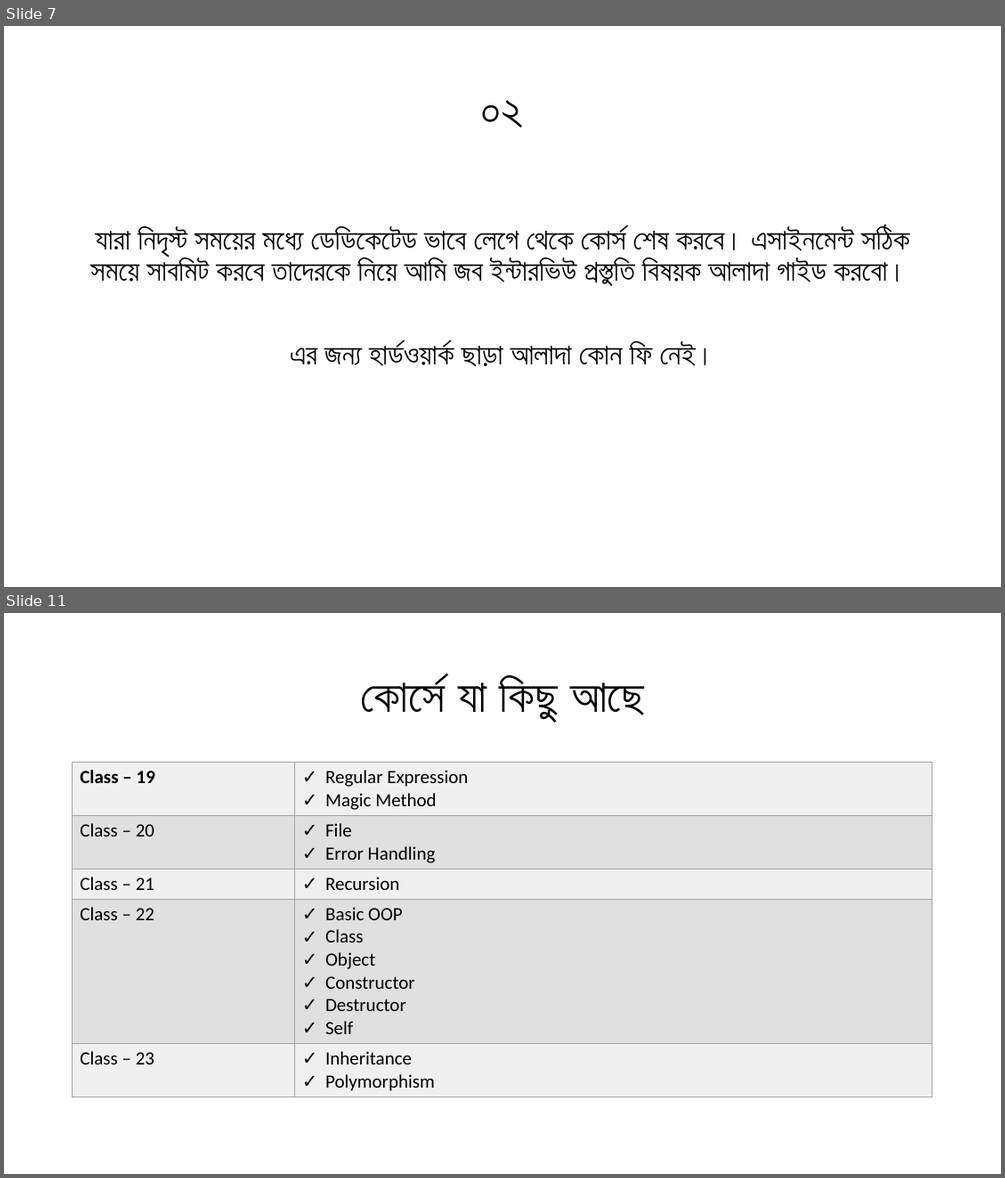
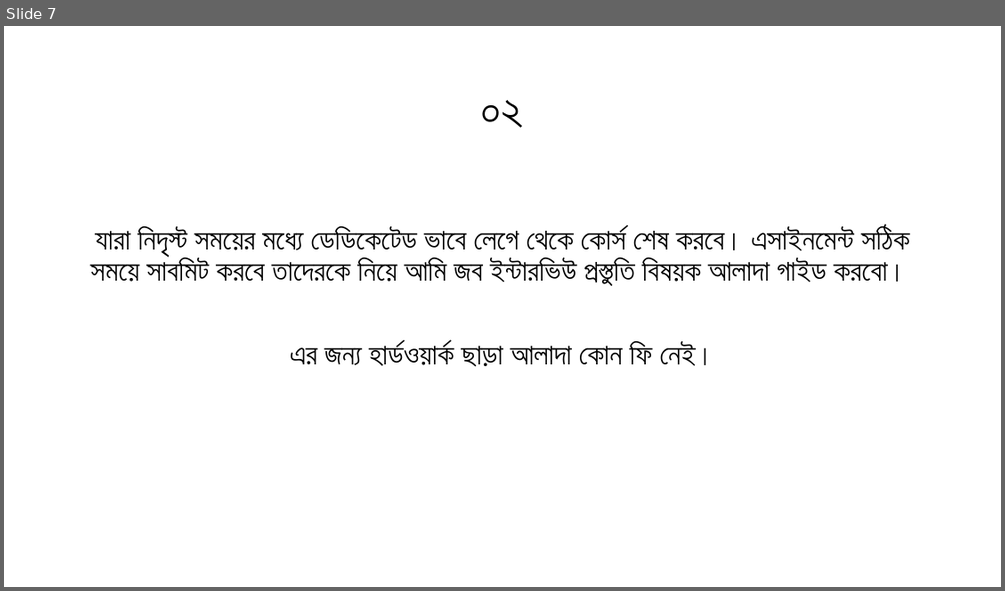
Before and after one commit to rhidoyhasanmahmud/Learn-Python-the-Hard-Way-with-Django, a slide deck: _01_Orientation_Class/Class_00.pptx. Shown one above the other, each under a label of ours: slides 7 and 11 before the commit, slide 7 after it; the slides between them are not shown. The pictures are 1005x1178 and 1005x591 pixels, drawn with LibreOffice and Linux fonts; fonts in the diff are those of the drawing. Boxes give left, top, right and bottom in pixels: in the first picture for what was removed or moved away, otherwise in the second. Text is boxed around its words. In the diff, an @@ line names an element or a change of style, - is before the commit and + after.

Commit message:
<Orientation Class files revised and updated as per need>

```diff
--- a/_01_Orientation_Class/Class_00.pptx
+++ b/_01_Orientation_Class/Class_00.pptx
@@ slide 11 removed at (4, 613, 1001, 1174), background #FFFFFF @@
@@ title removed at (361, 676, 644, 720) @@
-কোর্সে যা কিছু আছে
@@ table removed at (73, 763, 933, 1094), 5 rows, 2 columns @@
-Class – 19 | Regular Expression / Magic Method
-Class – 20 | File / Error Handling
-Class – 21 | Recursion
-Class – 22 | Basic OOP / Class / Object / Constructor / Destructor / Self
-Class – 23 | Inheritance / Polymorphism
```
Also in this commit, not shown: 5 slides changed, 1 slide added, 5 other slides removed, 1 other file.
